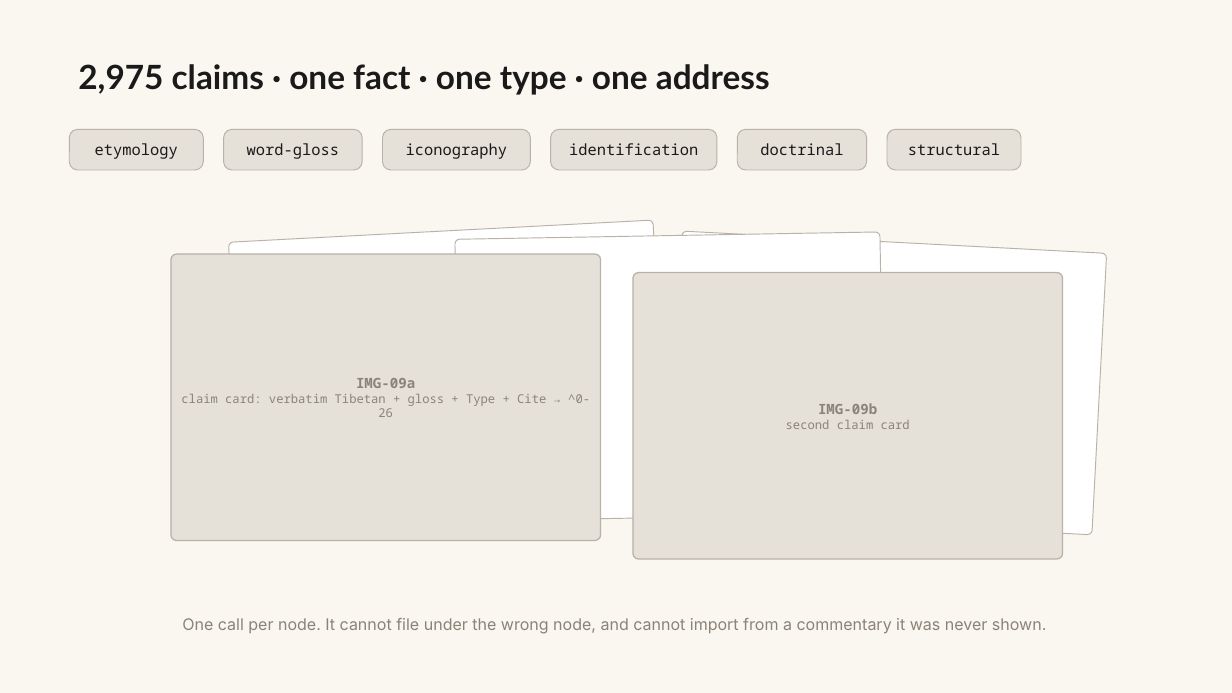
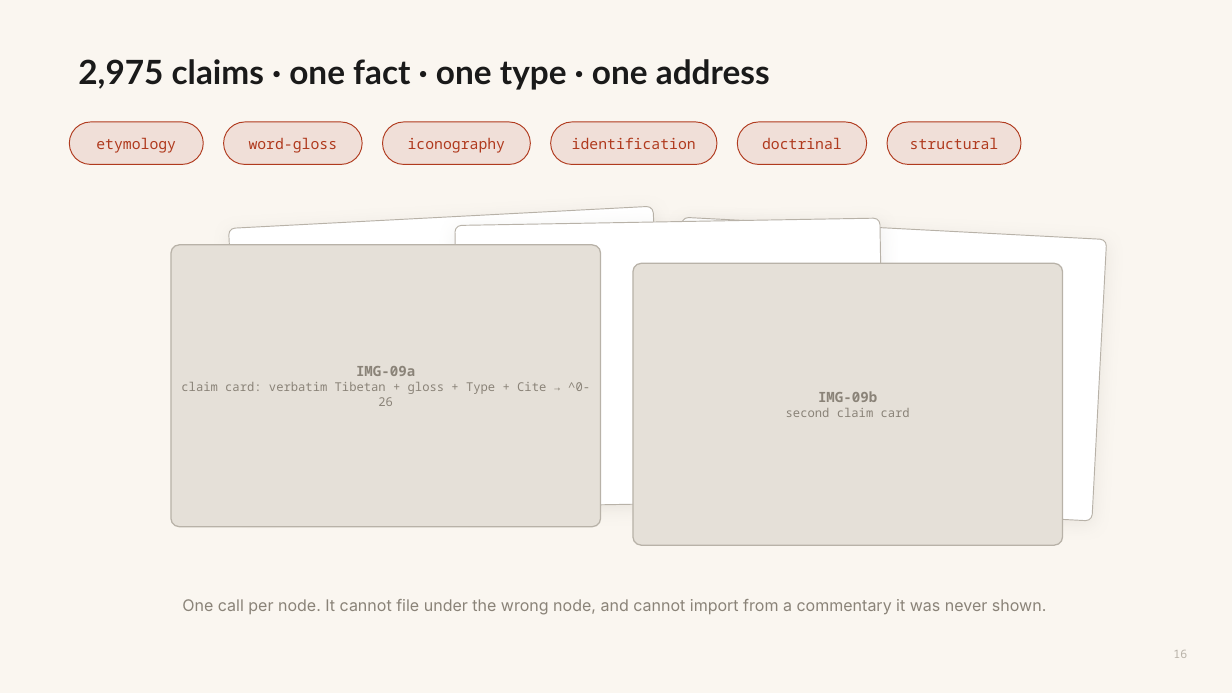
Before and after one commit to WeBuddhist/21-taras-rails, a slide deck: slide 17 of 0-INBOX/presentation-humanities-2026/verification-deck.pptx. Drawn at 1232x693 pixels with LibreOffice and Linux fonts; fonts in the diff are those of the drawing. Boxes give left, top, right and bottom in pixels: in the first picture for what was removed or moved away, otherwise in the second. Text is boxed around its words. In the diff, an @@ line names an element or a change of style, - is before the commit and + after.

```diff
--- a/0-INBOX/presentation-humanities-2026/verification-deck.pptx
+++ b/0-INBOX/presentation-humanities-2026/verification-deck.pptx
@@ 6 rounded rectangles, 1 text: place and size @@
-6 rounded rectangles, 1 text at [69, 64, 1021, 170]
+6 rounded rectangles, 1 text at [69, 59, 1021, 165]
@@ size 12 to 11.5 pt, text colour #1A1A1A to #B03A1E in 6 elements at [572, 137, 696, 149], [408, 138, 505, 153], [249, 137, 338, 153], [96, 137, 176, 153], [910, 137, 999, 149], [762, 137, 842, 149] @@
@@ fill #E5E0D8 to #F0DFD8; outline #B8B2A8 0.75 pt to #B03A1E 0.75 pt; proportions changed in 6 elements at [551, 122, 717, 165], [383, 122, 531, 165], [224, 122, 362, 165], [69, 122, 203, 165], [887, 122, 1021, 165], [738, 122, 867, 165] @@
@@ 3 rounded rectangles: place and size @@
-3 rounded rectangles at [229, 220, 1107, 535]
+3 rounded rectangles at [229, 206, 1107, 521]
@@ shadow on; proportions changed in 3 elements at [668, 217, 1107, 521], [229, 206, 668, 510], [455, 218, 885, 507] @@
@@ text "IMG-09a": place and size @@
-text "IMG-09a" at [181, 378, 590, 417]
+text "IMG-09a" at [181, 366, 590, 406]
@@ rounded rectangle: place and size @@
-rounded rectangle at [171, 254, 601, 541]
+rounded rectangle at [171, 245, 601, 527]
@@ rounded rectangle at [171, 245, 601, 527]: proportions changed @@
@@ text "IMG-09b": place and size @@
-text "IMG-09b" at [786, 403, 910, 429]
+text "IMG-09b" at [786, 391, 910, 417]
@@ rounded rectangle at [633, 263, 1063, 545]: proportions changed @@
@@ rounded rectangle: place and size @@
-rounded rectangle at [633, 273, 1063, 559]
+rounded rectangle at [633, 263, 1063, 545]
@@ text "One call per node. It ...": place and size @@
-text "One call per node. It ..." at [182, 618, 1046, 634]
+text "One call per node. It ..." at [182, 599, 1046, 615]
@@ text added at [1173, 650, 1187, 658], 9 pt, text #B8B2A8 @@
+16
```
Also in this commit, not shown: 31 other slides changed.
